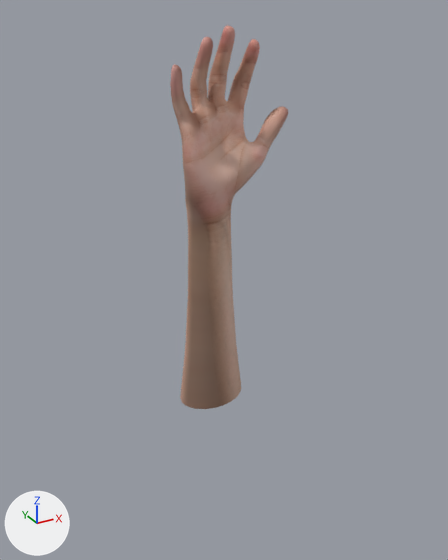
Two versions of the FBX model HappyToyV2/SourceArt/AnatomicalHandsPrototype/candidate-geometry.fbx, one commit apart.
Camera for both pictures: a camera (50 mm lens) standing at (-0.348, -0.67, 0.253) and looking at (0.026, 0.01, -0.087). The axes (+X, +Y, +Z) are drawn at lower left. The lights are the same throughout. The older version comes first.

The scene before the commit, as lines of its bpy script (objects in view):
```python
me_hand____realistic = bpy.data.meshes.new('Hand  - Realistic')
me_hand____realistic.from_pydata(...)  # 3255 vertices, 3232 faces; spans x -0.056..0.095, y -0.035..0.045, z -0.26..0.235
me_hand____realistic.materials.append(mat_draft_two_sided_skin_projection)  # picture img_draft_skin_2048_v7_png
ob_blender_anatomical_hand_candidate = bpy.data.objects.new('Blender anatomical hand candidate', me_hand____realistic)
ob_blender_anatomical_hand_candidate.location = (0.0, 0.0, 0.0)
```
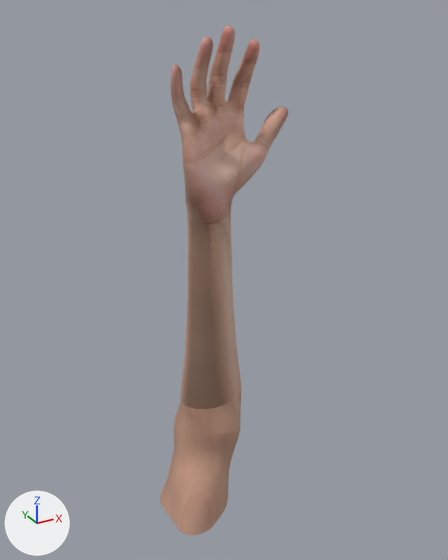
The change in detail:
me_hand____realistic is used by ob_blender_anatomical_hand_candidate; location (0.0, 0.0, 0.0).
me_hand____realistic had 3255 vertices, 3232 faces and spanned x -0.056..0.095, y -0.035..0.045, z -0.26..0.235.
me_hand____realistic now has 4172 vertices, 4146 faces and spans x -0.074..0.095, y -0.051..0.065, z -0.455..0.235.
me_hand____realistic part 1: 917 vertices added at x -0.074..0.048, y -0.051..0.065, z -0.455..-0.273.

Pixel boxes (x1, y1, x2, y2) of what changed, in the pictures (448 x 560 px):
'Blender anatomical hand candidate', reshaped (8% wider, 33% taller): before (170, 25, 288, 409); after (160, 25, 288, 535)
part 1 of me_hand____realistic, added (beige): after (160, 391, 241, 535)
